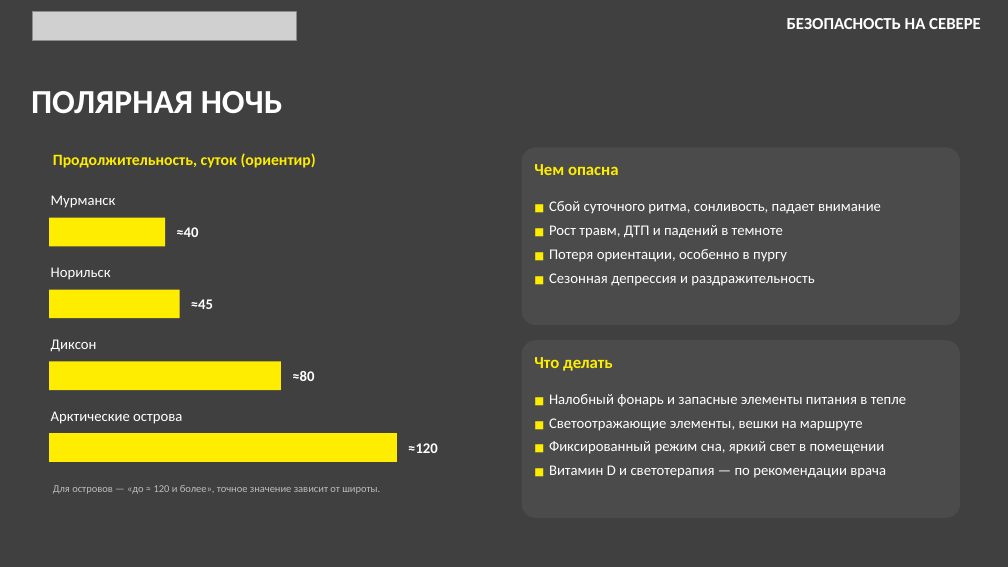
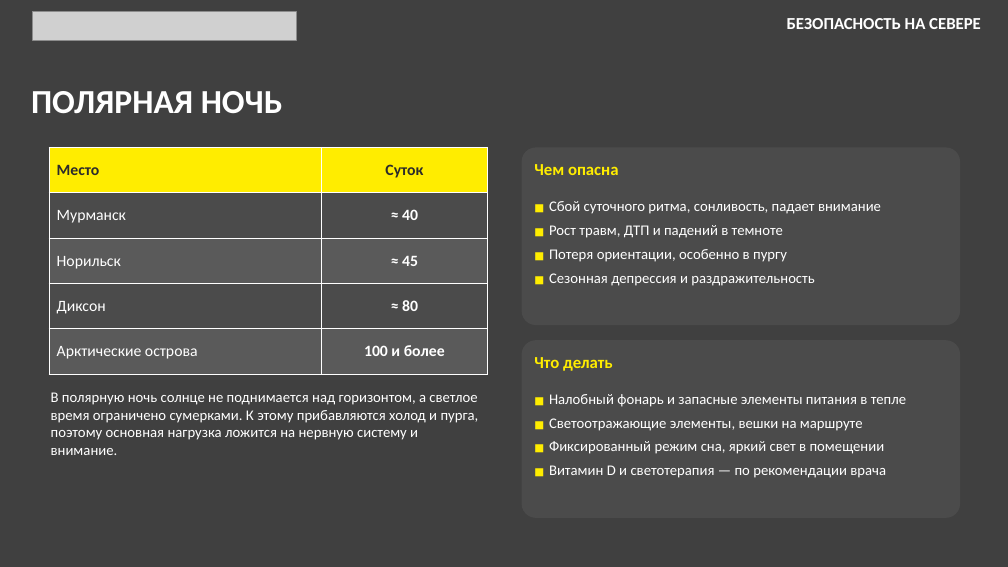
Before and after one commit to Goga288/the-rig, a slide deck: slide 5 of out/Безопасность_на_Крайнем_Севере.pptx. Drawn at 1008x567 pixels with LibreOffice and Linux fonts; fonts in the diff are those of the drawing; grey boxes stand for pictures. Boxes give left, top, right and bottom in pixels: in the first picture for what was removed or moved away, otherwise in the second. Text is boxed around its words. In the diff, an @@ line names an element or a change of style, - is before the commit and + after.

```diff
--- a/out/Безопасность_на_Крайнем_Севере.pptx
+++ b/out/Безопасность_на_Крайнем_Севере.pptx
@@ table added at (49,147,488,374), 5 rows, 2 columns @@
+Место | Суток
+Мурманск | ≈ 40
+Норильск | ≈ 45
+Диксон | ≈ 80
+Арктические острова | 100 и более
@@ text removed at (53,153,316,168) @@
-Продолжительность, суток (ориентир)
@@ text removed at (51,195,116,208) @@
-Мурманск
@@ rectangle removed at (49,218,165,247) @@
@@ text removed at (176,227,198,237) @@
-≈40
@@ text removed at (51,267,111,280) @@
-Норильск
@@ rectangle removed at (49,290,179,318) @@
@@ text removed at (191,299,213,309) @@
-≈45
@@ text removed at (51,339,97,352) @@
-Диксон
@@ rectangle removed at (49,361,281,390) @@
@@ text removed at (292,371,314,381) @@
-≈80
@@ text removed at (51,411,182,424) @@
-Арктические острова
@@ text added at (51,392,479,455), 14 pt, text #FFFFFF @@
+В полярную ночь солнце не поднимается над горизонтом, а светлое время ограничено сумерками. К этому прибавляются холод и пурга, поэтому основная нагрузка ложится на нервную систему и внимание.
@@ rectangle removed at (49,433,397,462) @@
@@ text removed at (408,443,438,453) @@
-≈120
@@ text removed at (53,485,380,494) @@
-Для островов — «до ≈ 120 и более», точное значение зависит от широты.
```
Also in this commit, not shown: 4 other slides changed.
